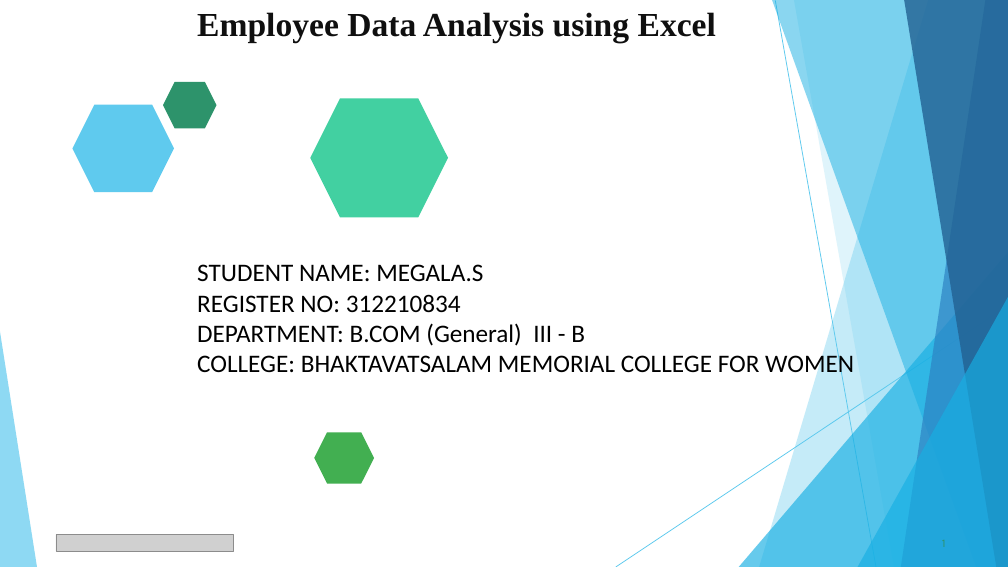
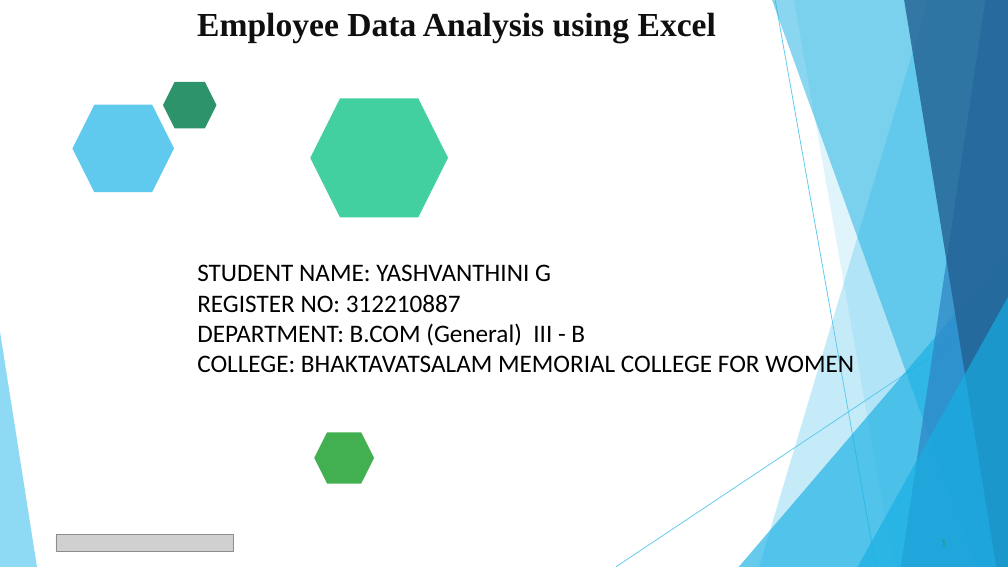
Before and after one commit to Megala2235/TNSDC-DATA-ANALYTICS, a slide deck: slide 1 of Employee data analysis.pptx. Drawn at 1008x567 pixels with LibreOffice and Linux fonts; fonts in the diff are those of the drawing; grey boxes stand for pictures. Boxes give left, top, right and bottom in pixels: in the first picture for what was removed or moved away, otherwise in the second. Text is boxed around its words. In the diff, an @@ line names an element or a change of style, - is before the commit and + after.

```diff
--- a/Employee data analysis.pptx
+++ b/Employee data analysis.pptx
@@ text at (197,264,551,313): text changed @@
-STUDENT NAME: MEGALA.S
-REGISTER NO: 312210834
+STUDENT NAME: YASHVANTHINI G
+REGISTER NO: 312210887
```
Also in this commit, not shown: 6 other slides changed, 1 other file.
